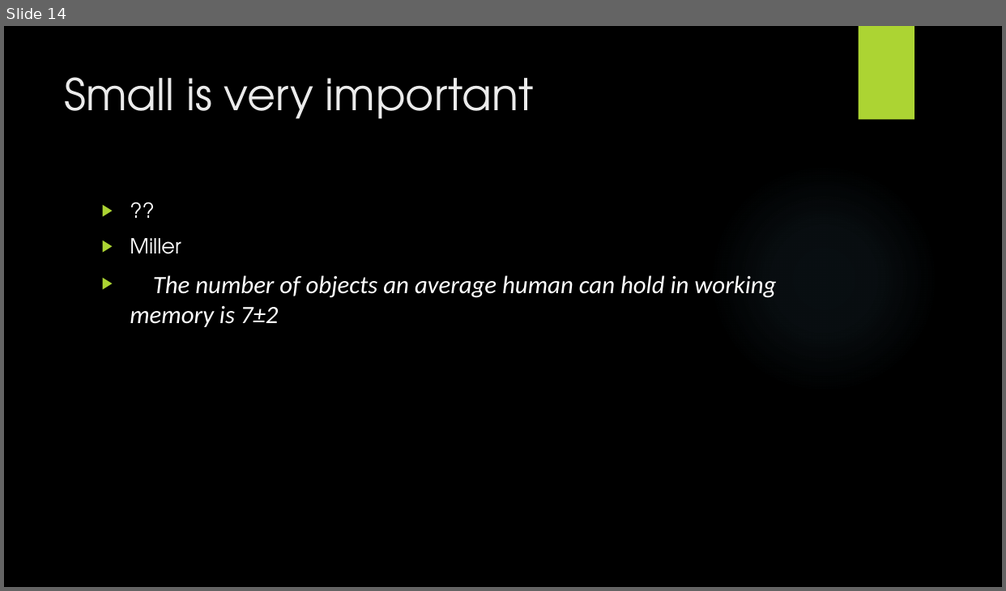
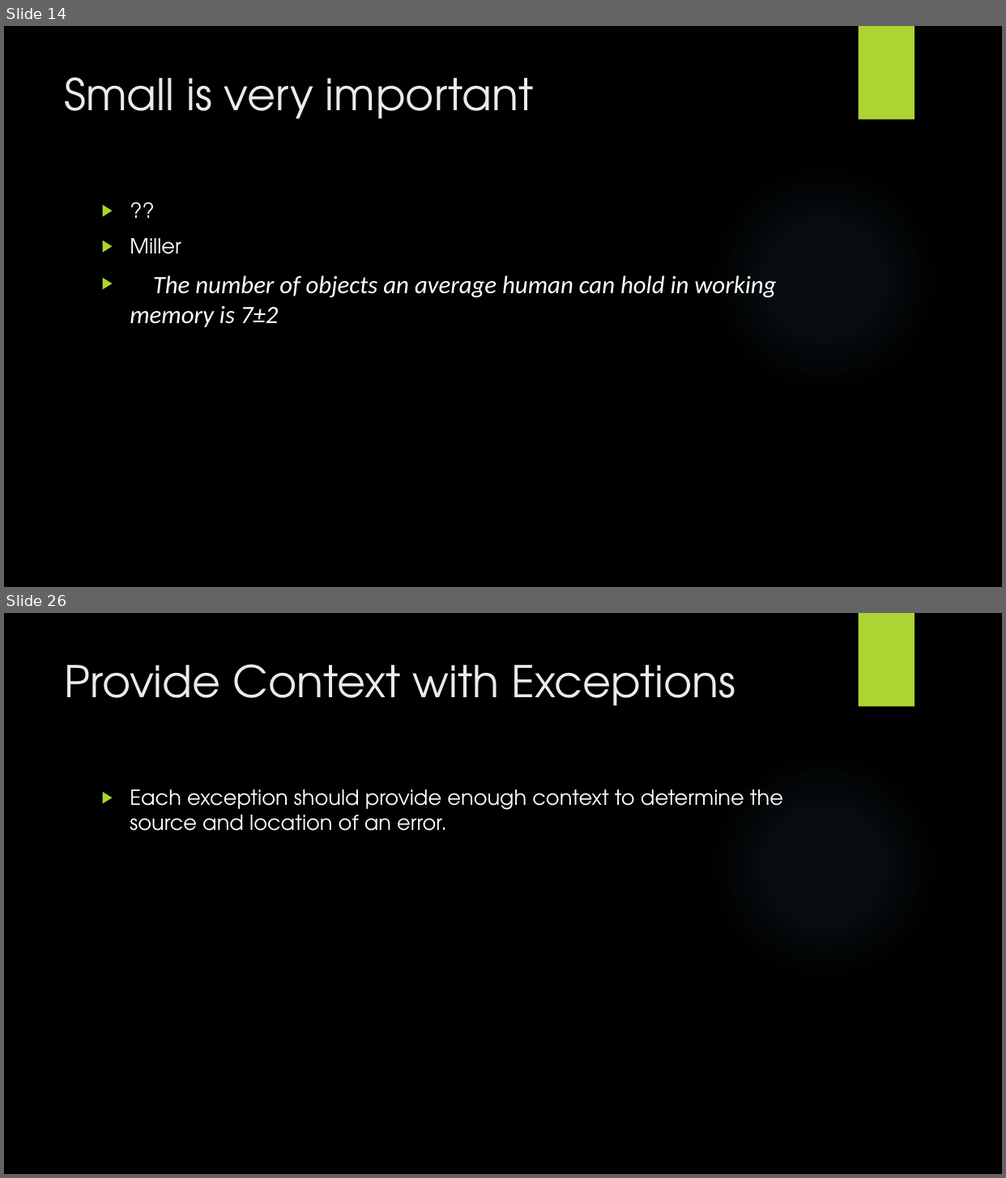
Before and after one commit to wanglifeng/PPT, a slide deck: Clean Code.pptx. Shown one above the other, each under a label of ours: slide 14 before the commit, slides 14 and 26 after it; the slides between them are not shown. The pictures are 1006x591 and 1006x1178 pixels, drawn with LibreOffice and Linux fonts; fonts in the diff are those of the drawing; background and template pictures are left out. Boxes give left, top, right and bottom in pixels: in the first picture for what was removed or moved away, otherwise in the second. Text is boxed around its words. In the diff, an @@ line names an element or a change of style, - is before the commit and + after.

```diff
--- a/Clean Code.pptx
+++ b/Clean Code.pptx
@@ slide 26 added at (4,613,1002,1174), background picture (left out); not listed: 2 template elements that a slide beside it also shows @@
@@ title added at (65,664,735,706), 42 pt, text #EBEBEB @@
+Provide Context with Exceptions
@@ text added at (130,790,783,831), 20 pt, text #FFFFFF @@
+▶ Each exception should provide enough context to determine the source and location of an error.
```
Also in this commit, not shown: 4 slides changed, 12 other slides added.
